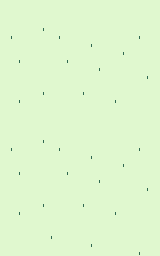
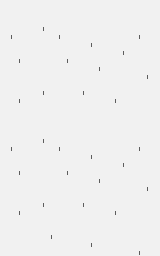
Before/after of a 160px x 256px layered artwork. What changed in the layer stack:
painted on "Rain" over 8, 8, 152, 155
painted on "RainCopy" over 8, 136, 152, 256
painted on "Background" over 0, 0, 160, 256
